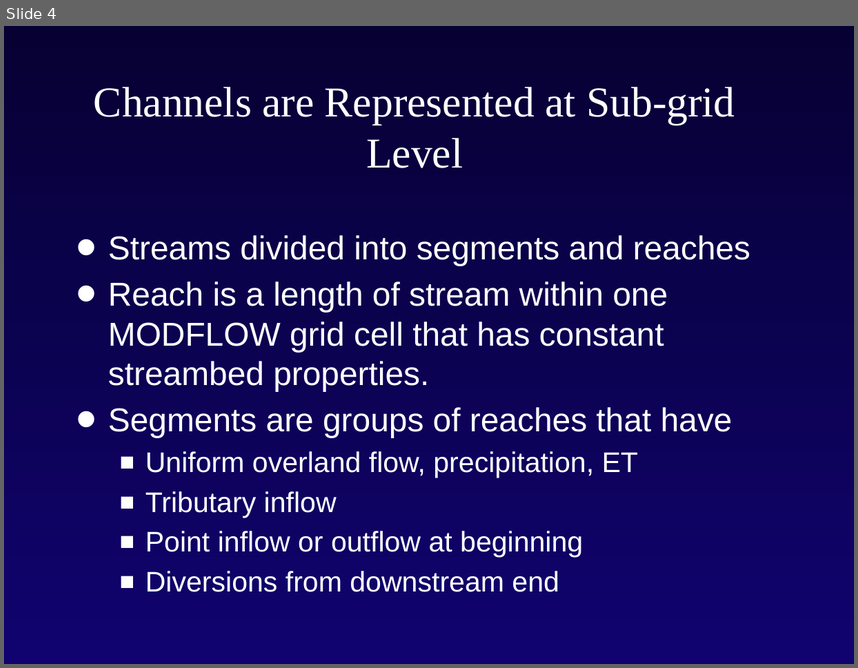
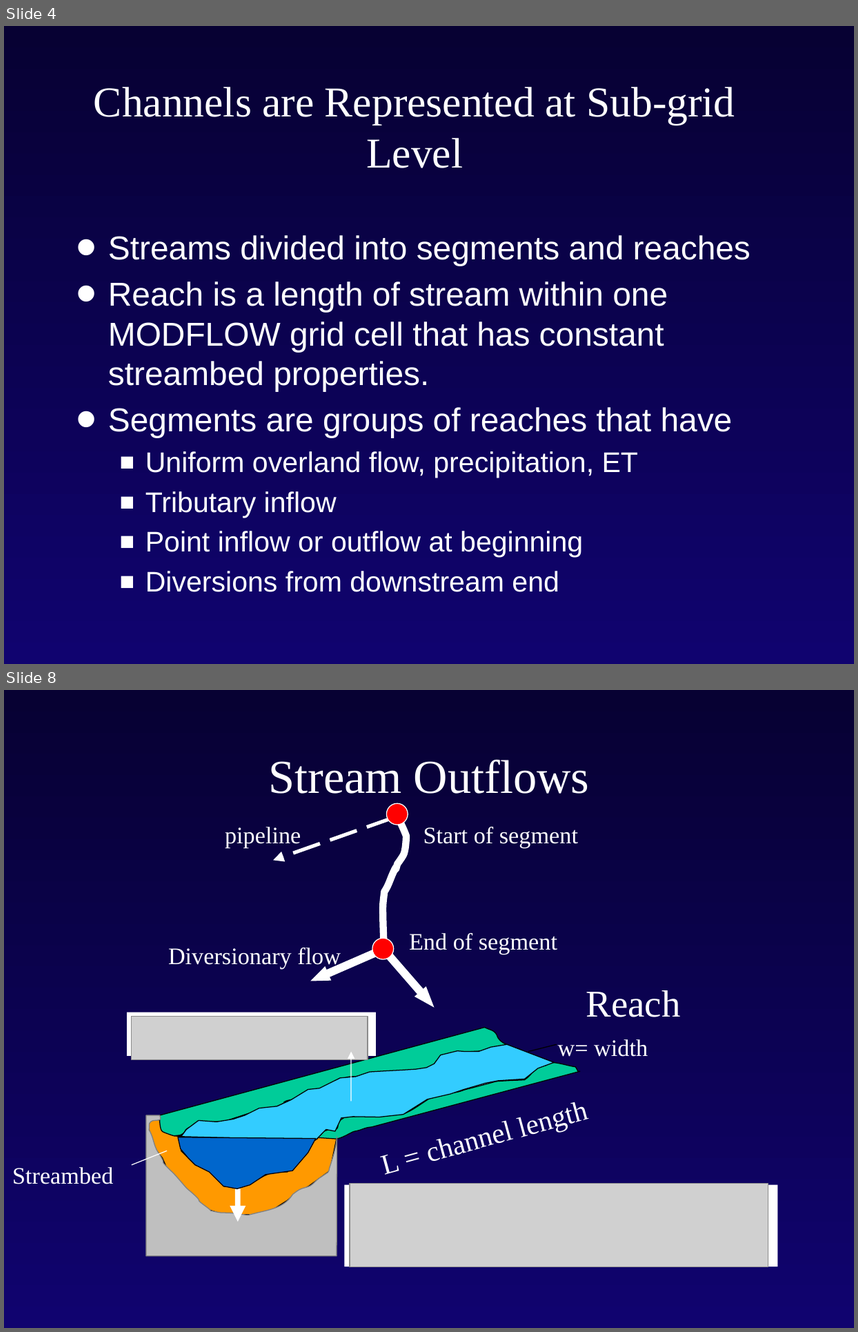
Before and after one commit to rniswon/gsflowID2447_classrepo, a slide deck: presentations/Niswonger/Intro_modflow_D.pptx. Shown one above the other, each under a label of ours: slide 4 before the commit, slides 4 and 8 after it; the slides between them are not shown. The pictures are 858x668 and 858x1332 pixels, drawn with LibreOffice and Linux fonts; fonts in the diff are those of the drawing; grey boxes stand for pictures; background and template pictures are left out. Boxes give left, top, right and bottom in pixels: in the first picture for what was removed or moved away, otherwise in the second. Text is boxed around its words. In the diff, an @@ line names an element or a change of style, - is before the commit and + after.

```diff
--- a/presentations/Niswonger/Intro_modflow_D.pptx
+++ b/presentations/Niswonger/Intro_modflow_D.pptx
@@ slide 8 added at (4, 690, 854, 1328), background gradient #070133 to #10036F @@
@@ title added at (268, 760, 589, 793), 40 pt, text #FFFFFF @@
+Stream Outflows
@@ ellipse added at (386, 803, 408, 825), fill #FF0000, outline #FFFFFF 0.75 pt @@
@@ text added at (225, 827, 301, 848), 20 pt, text #FFFFFF @@
+pipeline
@@ arrow added from (393, 818) to (274, 860), #FFFFFF 3 pt dashed @@
@@ freeform shape added at (383, 816, 407, 955), outline #FFFFFF 6 pt @@
@@ text added at (424, 827, 578, 848), 20 pt, text #FFFFFF @@
+Start of segment
@@ text added at (409, 933, 557, 954), 20 pt, text #FFFFFF @@
+End of segment
@@ text added at (168, 947, 341, 968), 20 pt, text #FFFFFF @@
+Diversionary flow
@@ right arrow added at (308, 946, 379, 987), fill #FFFFFF, outline #FFFFFF 0.75 pt @@
@@ ellipse added at (372, 938, 393, 960), fill #FF0000, outline #FFFFFF 0.75 pt @@
@@ right arrow added at (377, 943, 439, 1011), fill #FFFFFF, outline #FFFFFF 0.75 pt @@
@@ text added at (586, 990, 681, 1017), 32 pt, text #FFFFFF @@
+Reach
@@ rectangle added at (128, 1012, 377, 1056), fill #FFFFFF @@
@@ picture added at (132, 1016, 368, 1059) @@
@@ freeform shape added at (159, 1027, 510, 1138), fill #00CC99, outline #000000 0.75 pt @@
@@ text added at (558, 1039, 648, 1056), 20 pt, text #FFFFFF @@
+w= width
@@ freeform shape added at (174, 1046, 542, 1138), fill #99CCFF, outline #000000 0.75 pt @@
@@ freeform shape added at (181, 1045, 554, 1140), fill #33CCFF, outline #000000 0.75 pt @@
@@ arrow added from (351, 1101) to (351, 1052), #FFFFFF 0.75 pt @@
@@ line added from (528, 1052) to (557, 1045), #000000 0.75 pt @@
@@ freeform shape added at (315, 1063, 580, 1138), fill #00CC99, outline #000000 0.75 pt @@
@@ freeform shape added at (146, 1115, 337, 1255), fill #BFBFBF, outline #808080 0.75 pt @@
@@ freeform shape added at (147, 1119, 337, 1214), fill #FF9900, outline #000000 0.75 pt @@
@@ freeform shape added at (179, 1137, 316, 1189), fill #0066CC, outline #000000 0.75 pt @@
@@ line added from (132, 1164) to (168, 1151), #FFFFFF 0.75 pt @@
@@ text added at (384, 1154, 401, 1174), 24 pt, text #FFFFFF @@
+L = channel length
@@ text added at (12, 1167, 113, 1184), 20 pt, text #FFFFFF @@
+Streambed
@@ arrow added from (238, 1185) to (238, 1221), #FFFFFF 4.5 pt @@
@@ rectangle added at (345, 1185, 778, 1266), fill #FFFFFF @@
@@ picture added at (350, 1183, 769, 1266) @@
```
Also in this commit, not shown: 2 slides changed, 9 other slides added.
